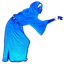
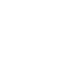
Before/after of a 64px x 64px layered artwork. What changed in the layer stack:
hid "Layer 4(pasted)" over (2, 1, 63, 63)
showed "Layer 1", painted on it over (2, 1, 63, 63)
